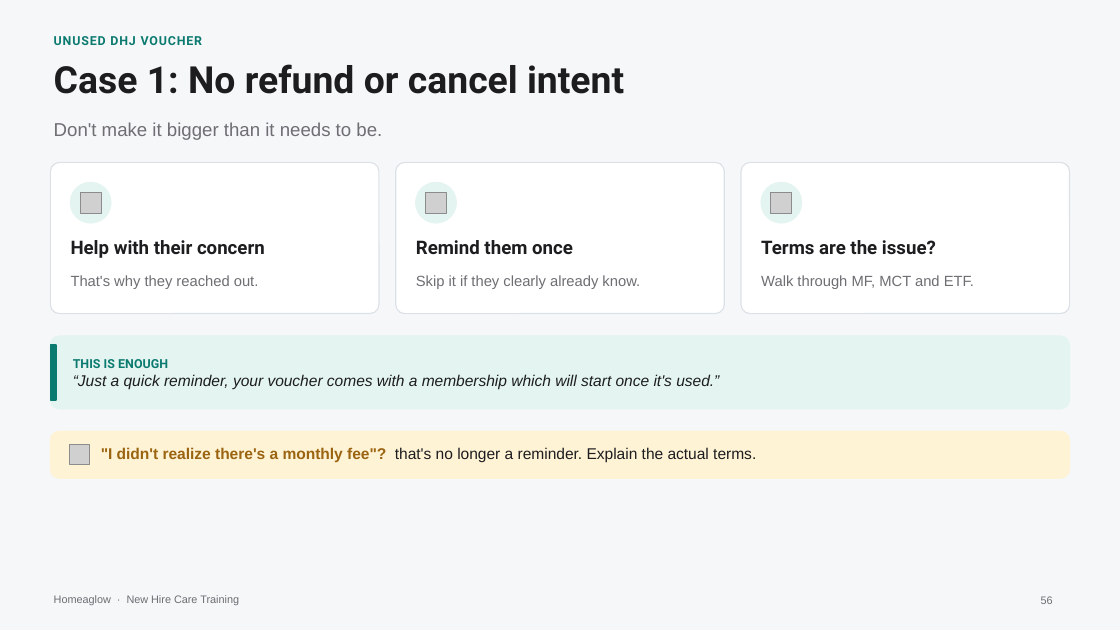
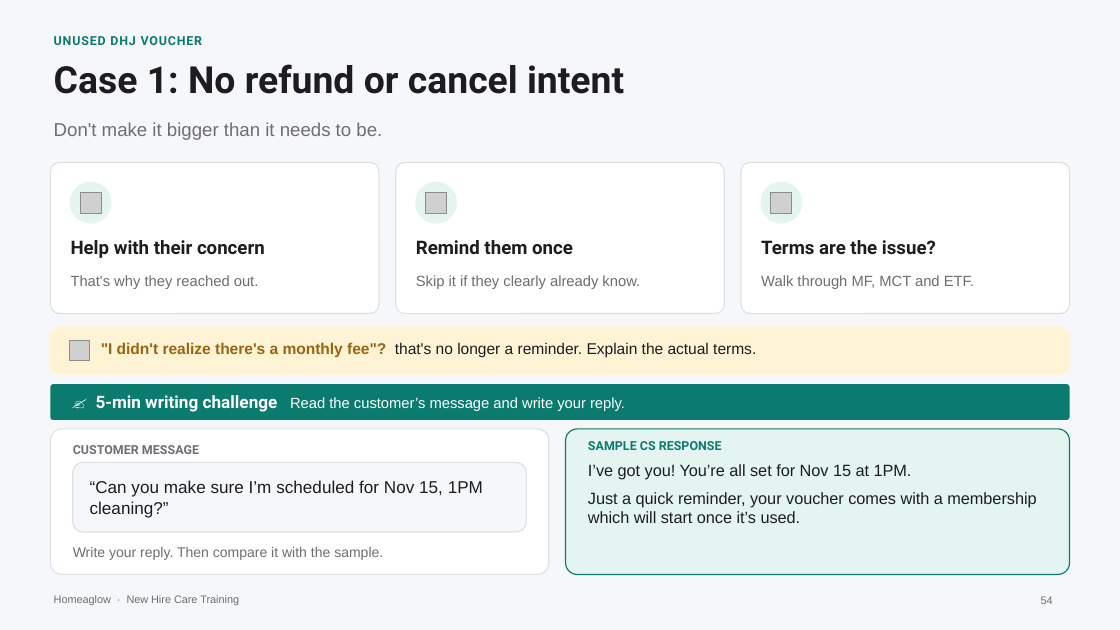
Before and after one commit to anjulimichelle/training, a slide deck: slide 54 of retention-membership-cancellation/retention-membership-cancellation.pptx (slide 56 before the commit). Drawn at 1120x630 pixels with LibreOffice and Linux fonts; fonts in the diff are those of the drawing; grey boxes stand for pictures. Boxes give left, top, right and bottom in pixels: in the first picture for what was removed or moved away, otherwise in the second. Text is boxed around its words. In the diff, an @@ line names an element or a change of style, - is before the commit and + after.

```diff
--- a/retention-membership-cancellation/retention-membership-cancellation.pptx
+++ b/retention-membership-cancellation/retention-membership-cancellation.pptx
@@ rounded rectangle: place and size @@
-rounded rectangle at box(50, 336, 1070, 409)
+rounded rectangle at box(50, 327, 1070, 374)
@@ rounded rectangle at box(50, 327, 1070, 374): fill #E3F4F1 to #FFF3D6; outline #E3F4F1 0.75 pt to #FFF3D6 0.75 pt; proportions changed @@
@@ rectangle removed at box(50, 345, 56, 400) @@
@@ picture: place and size @@
-picture at box(69, 445, 90, 465)
+picture at box(69, 340, 90, 361)
@@ text ""I didn't realize there's a ...": place and size @@
-text ""I didn't realize there's a ..." at box(101, 447, 756, 462)
+text ""I didn't realize there's a ..." at box(101, 342, 756, 358)
@@ rounded rectangle added at box(50, 384, 1070, 420), fill #0B7A6F, 9.5 pt, text #FFFFFF @@
+✍ 5-min writing challenge Read the customer’s message and write your reply.
@@ rounded rectangle removed at box(50, 431, 1070, 478) @@
@@ rounded rectangle added at box(50, 429, 549, 575), fill #FFFFFF, outline #DCE1E7 0.75 pt @@
@@ text added at box(73, 445, 199, 454), 8 pt, text #6E6E73, bold @@
+CUSTOMER MESSAGE
@@ rounded rectangle added at box(566, 429, 1070, 575), fill #E3F4F1, outline #0B7A6F 0.75 pt @@
@@ text at box(588, 441, 1036, 523): text changed; size 10 to 10.5 pt; italic off @@
-THIS IS ENOUGH
-“Just a quick reminder, your voucher comes with a membership which will start once it's used.”
+SAMPLE CS RESPONSE
+I’ve got you! You’re all set for Nov 15 at 1PM.
+Just a quick reminder, your voucher comes with a membership which will start once it’s used.
@@ text "SAMPLE CS RESPONSE" at box(588, 441, 1036, 523): vertical alignment middle to top @@
@@ rounded rectangle added at box(73, 463, 526, 532), fill #F6F7F9, outline #DCE1E7 0.75 pt @@
@@ text added at box(90, 480, 483, 518), 11 pt, text #1D1D1F @@
+“Can you make sure I’m scheduled for Nov 15, 1PM cleaning?”
@@ text added at box(73, 547, 383, 560), 9 pt, text #6E6E73 @@
+Write your reply. Then compare it with the sample.
```
Also in this commit, not shown: 5 other slides changed, 2 slides removed, 1 other file.
